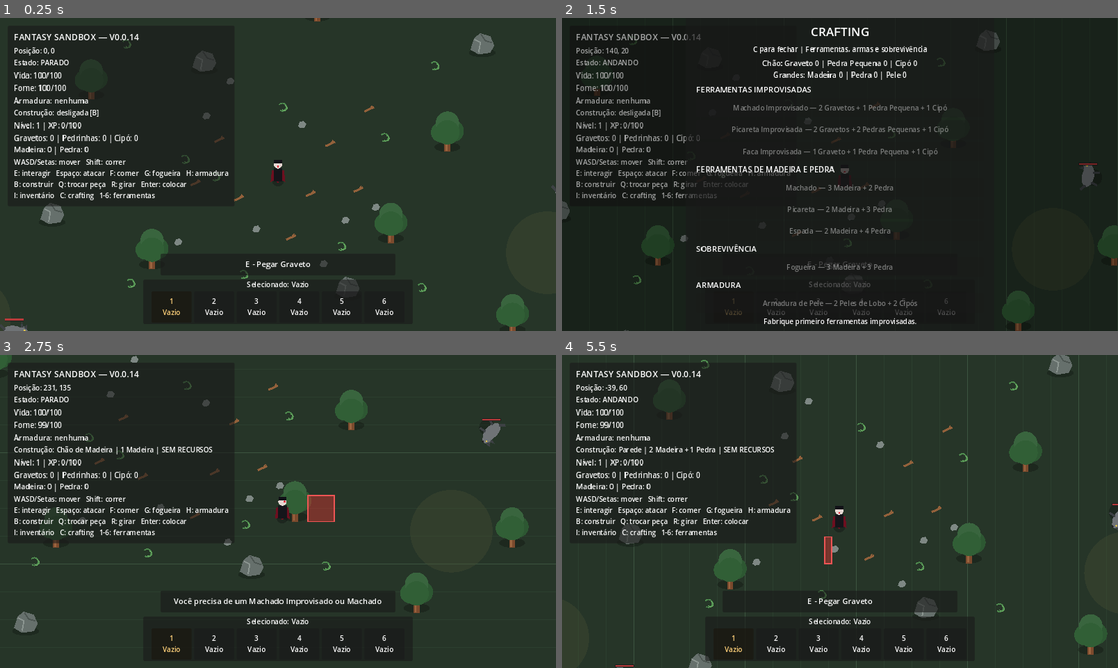
Above: before the commit, frames 1-4 (two rows, left to right).
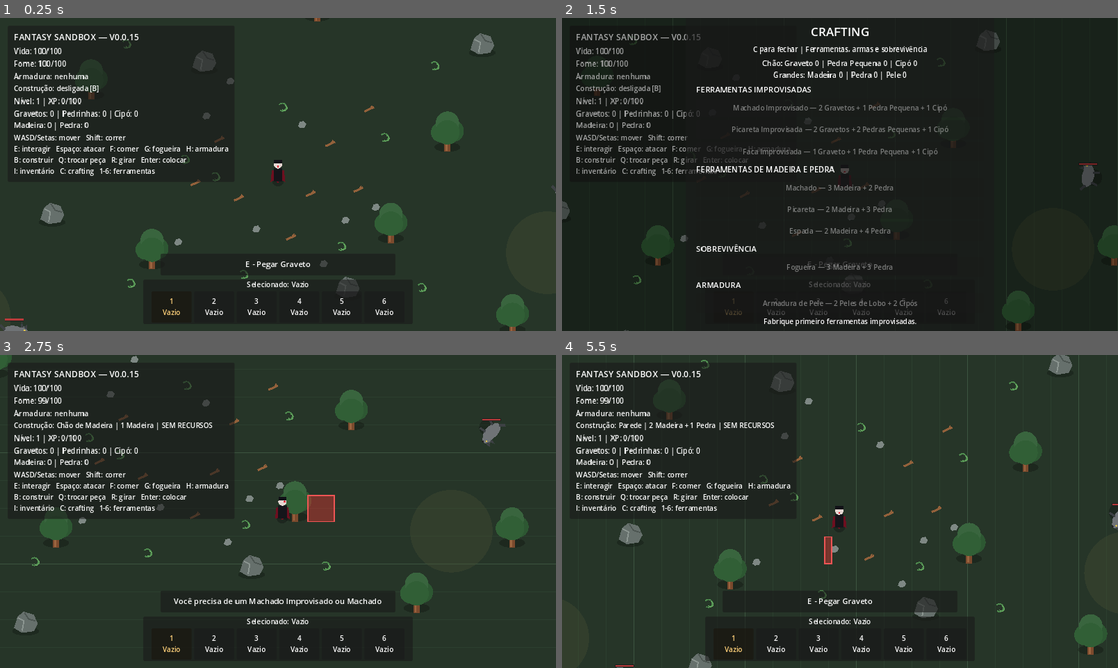
Above: after the commit, the same moments.

Repository: janduyankiingles-ops/Fantasy-Sandbox
Game: Godot game, scene res://scenes/main.tscn
Same seed, same stepped clock (60 frames per second), same inputs: the game is played once before the commit and once after it.
Inputs:
- Up to frame 1 (0.25 s): no input
- Up to frame 2 (1.5 s): tap Enter at 0.5 s; hold D 0.53-1.28 s; tap I at 0.6 s; tap Space at 0.77 s; hold S from 1.28 s (still down); tap C at 1.35 s
- Up to frame 3 (2.75 s): tap Space at 1.52 s; release S at 2.03 s; hold D from 2.03 s (still down); tap B at 2.1 s
- Up to frame 4 (5.5 s): release D at 2.78 s; hold W 2.78-3.53 s; tap Q at 2.85 s; tap Space at 3.02, 3.77, 4.52 s; hold A 3.53-5.03 s; tap R at 3.6 s; tap Enter at 4.35 s; hold S from 5.03 s (still down); tap G at 5.1 s

The runs differ from the first frame. In frame 1, 3.2% of the frame differs, in the area x 2-43%, y 5-61%; in frame 2, 2.8%; in frame 3, 3.8%, in the area x 2-42%, y 5-61%; in frame 4, 3.7%.

Commit message:
v0.0.15: simplify HUD and bump version

Diff:
--- a/scenes/main.tscn
+++ b/scenes/main.tscn
@@ -39,7 +39,7 @@
 offset_left = 18.0
 offset_top = 18.0
 offset_right = 430.0
-offset_bottom = 365.0
+offset_bottom = 330.0
 
 [node name="Margin" type="MarginContainer" parent="HUD/Panel"]
 theme_override_constants/margin_left = 14
@@ -52,12 +52,14 @@
 
 [node name="Title" type="Label" parent="HUD/Panel/Margin/VBox"]
 theme_override_font_sizes/font_size = 20
-text = "FANTASY SANDBOX — V0.0.14"
+text = "FANTASY SANDBOX — V0.0.15"
 
 [node name="PositionLabel" type="Label" parent="HUD/Panel/Margin/VBox"]
+visible = false
 text = "Posição: 0, 0"
 
 [node name="StateLabel" type="Label" parent="HUD/Panel/Margin/VBox"]
+visible = false
 text = "Estado: PARADO"
 
 [node name="HealthLabel" type="Label" parent="HUD/Panel/Margin/VBox"]
